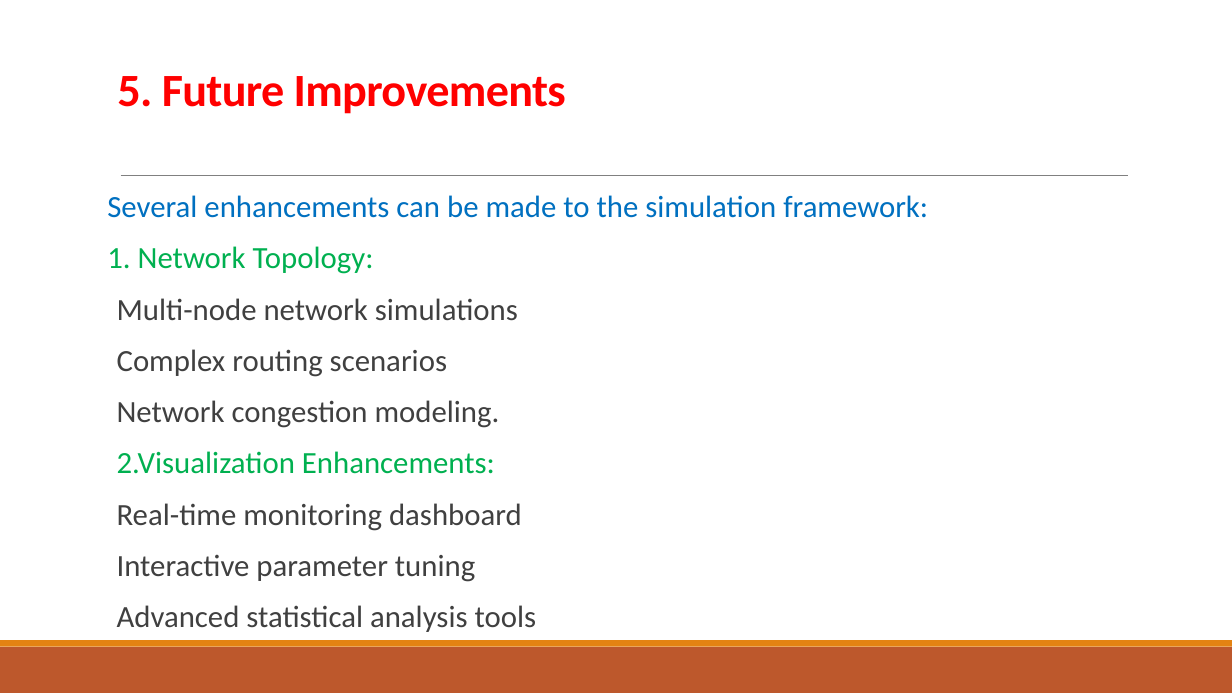
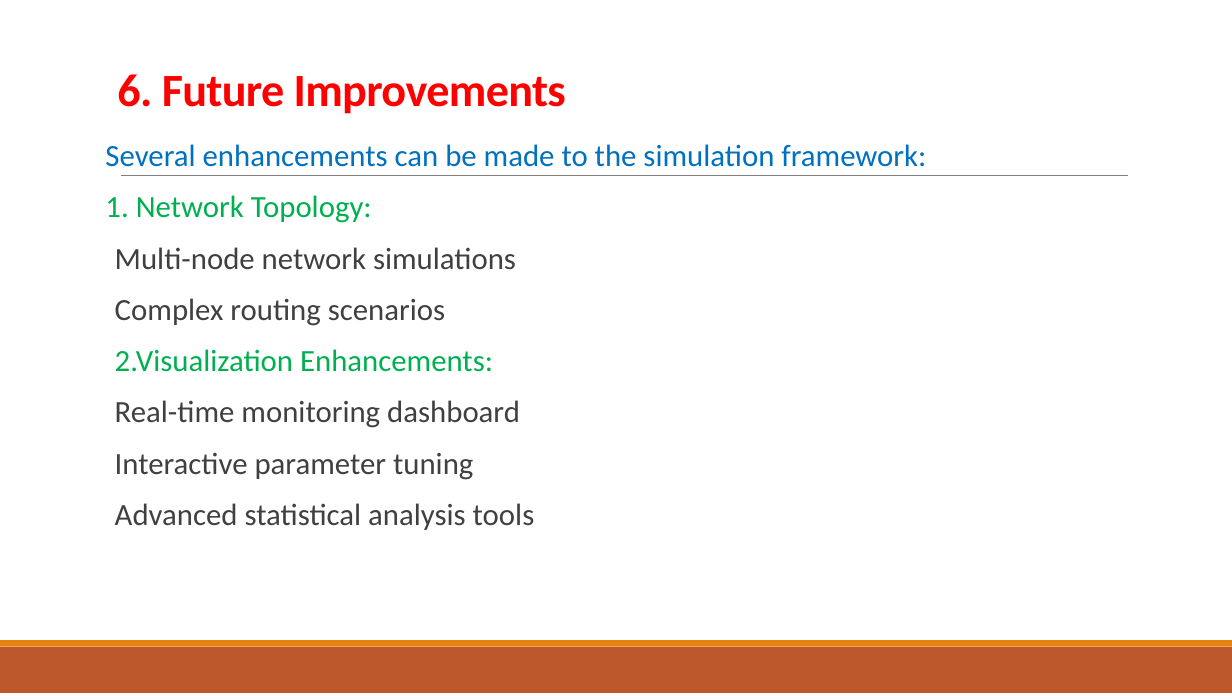
Before and after one commit to Thanoon12k/ROUTER-AQM-FIFO-CODEL-PIE-comparison, a slide deck: slide 24 of PIE.pptx (slide 25 before the commit). Drawn at 1232x693 pixels with LibreOffice and Linux fonts; fonts in the diff are those of the drawing. Boxes give left, top, right and bottom in pixels: in the first picture for what was removed or moved away, otherwise in the second. Text is boxed around its words. In the diff, an @@ line names an element or a change of style, - is before the commit and + after.

```diff
--- a/PIE.pptx
+++ b/PIE.pptx
@@ title at <box>117,74,566,114</box>: text changed @@
-5. Future Improvements
+6. Future Improvements
@@ text "Several enhancements can be made ...": place and size @@
-text "Several enhancements can be made ..." at <box>107,195,928,632</box>
+text "Several enhancements can be made ..." at <box>105,144,926,530</box>
@@ text at <box>117,400,500,428</box>: paragraph removed @@
-  Network congestion modeling.
```
Also in this commit, not shown: 13 other slides changed, 4 slides added, 6 slides removed, 16 other files.
